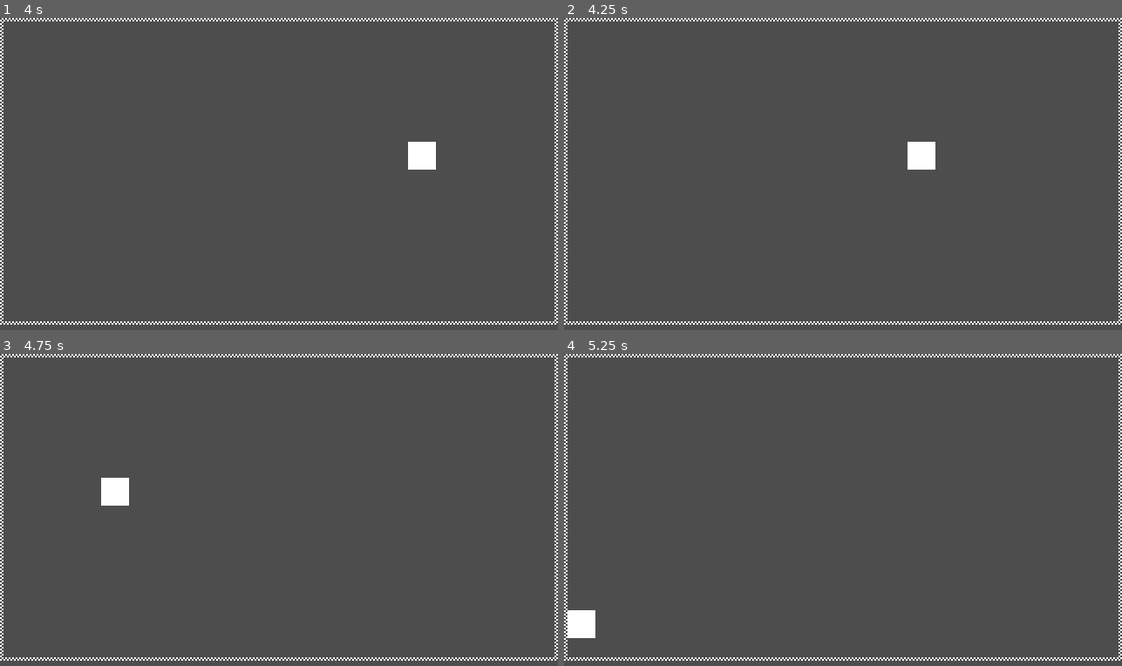
Above: before the commit, frames 1-4 (two rows, left to right).
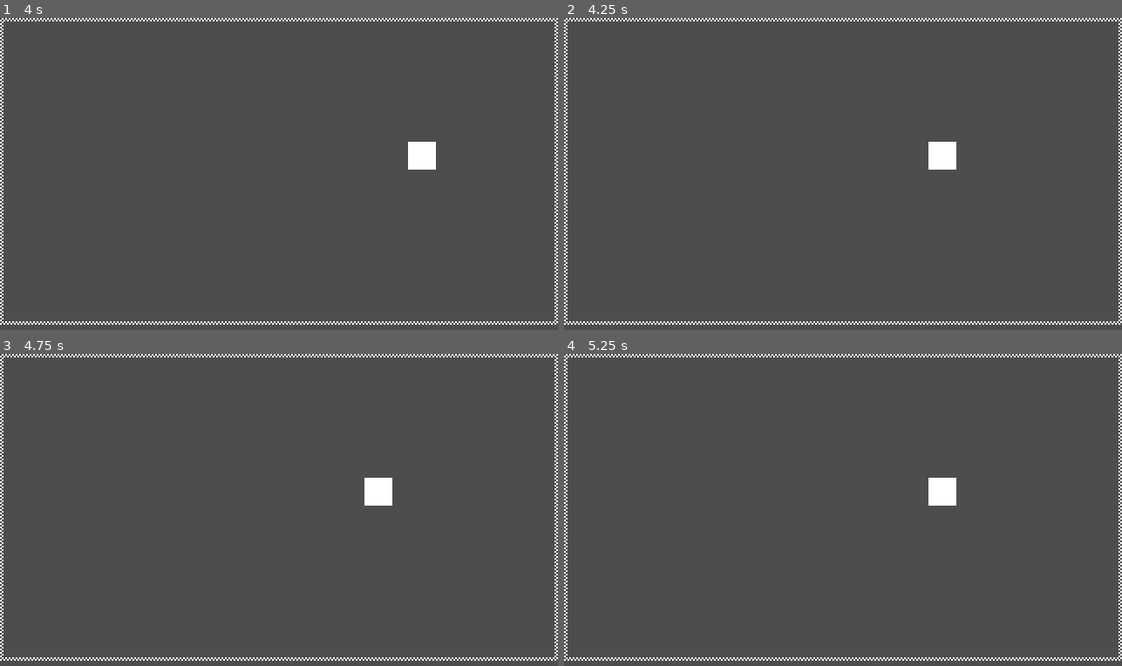
Above: after the commit, the same moments.

Repository: Enoxboo/Project-G
Game: Godot game, scene res://Levels/test_scene.tscn
Same seed, same stepped clock (60 frames per second), same inputs: the game is played once before the commit and once after it.
Inputs (mouse positions are in pixels of both pictures, inside the frame that each line leads up to):
- Up to frame 1 (4 s): tap Enter at 0.5 s; move the mouse to (401, 158) at 0.52 s; hold D (move_right) 0.53-1.28 s; tap Space (dash) at 0.6, 2.3, 2.75, 2.85 s; click (401, 158) at 0.8 s; move the mouse to (167, 189) at 1.27 s; hold S (move_down) 1.28-2.03 s; click (167, 189) at 1.35 s; right-click (167, 189) at 1.55 s; move the mouse to (334, 105) at 2.02 s; hold D (move_right) 2.03-2.78 s; right-click (334, 105) at 2.1 s; move the mouse to (251, 236) at 2.77 s; hold W (move_up) 2.78-3.53 s; click (251, 236) at 3.05 s; move the mouse to (446, 220) at 3.52 s; hold A (move_left) from 3.53 s (still down); click (446, 220) at 3.6 s; right-click (446, 220) at 3.8 s
- Up to frame 2 (4.25 s): keep holding A (move_left); tap = (debug_death, bound only after the commit) at 4.15 s
- Up to frame 3 (4.75 s): keep holding A (move_left); move the mouse to (111, 463) at 4.27 s; right-click (111, 463) at 4.35 s; tap Space (dash) at 4.55 s
- Up to frame 4 (5.25 s): move the mouse to (870, 510) at 5.02 s; release A (move_left) at 5.03 s; hold S (move_down) from 5.03 s (still down); tap Space (dash) at 5.1 s

Frame 1 is identical in both runs. In frame 2, 0.7% of the frame differs, in the area x 61-71%, y 39-49%; in frame 3, 0.9%, in the area x 18-71%, y 39-49%; in frame 4, 0.9%.

Commit message:
feat: add action state machine with casting and disabled states

Diff:
--- a/Core/FSM/state_machine.gd
+++ b/Core/FSM/state_machine.gd
@@ -7,18 +7,24 @@
 
 func _ready() -> void:
 	for child in get_children():
-		if child is not State:
-			continue
+		if child is State:
+			if not first_state:
+				first_state = child
+			child.transition.connect(change_state)
 
-		if not first_state:
-			first_state = child
-		child.transition.connect(change_state)
+	if not first_state:
+		push_error("Need at least one state in " + self.name)
+		return
+
 	current_state = first_state
 	await owner.ready
 	current_state.enter()
 
 
 func physics_update() -> void:
+	if not current_state:
+		return
+
 	var previous_state: State = current_state
 	current_state.update()
 	if current_state != previous_state:
--- /dev/null
+++ b/Player/Spells/spell_data.gd
@@ -0,0 +1,7 @@
+extends Resource
+class_name SpellData
+
+@export var name: StringName
+#@export var level: int = 1
+#@export var cooldown: float = 1.0
+@export var casting_time: float = 0.0
--- /dev/null
+++ b/Player/Spells/spell_test_1.tres
@@ -0,0 +1,8 @@
+[gd_resource type="Resource" script_class="SpellData" format=3 uid="uid://cq7kpl27fgpwb"]
+
+[ext_resource type="Script" uid="uid://bk8vu1imgi3md" path="res://Player/Spells/spell_data.gd" id="1_x75gw"]
+
+[resource]
+script = ExtResource("1_x75gw")
+name = &"Instant"
+metadata/_custom_type_script = "uid://bk8vu1imgi3md"
--- /dev/null
+++ b/Player/Spells/spell_test_2.tres
@@ -0,0 +1,9 @@
+[gd_resource type="Resource" script_class="SpellData" format=3 uid="uid://qamb4r5fvqaa"]
+
+[ext_resource type="Script" uid="uid://bk8vu1imgi3md" path="res://Player/Spells/spell_data.gd" id="1_jx6jw"]
+
+[resource]
+script = ExtResource("1_jx6jw")
+name = &"Long"
+casting_time = 1.04
+metadata/_custom_type_script = "uid://bk8vu1imgi3md"
--- /dev/null
+++ b/Player/States/Action/casting.gd
@@ -0,0 +1,30 @@
+extends PlayerActionState
+
+@onready var casting_timer: Timer = $CastingTimer
+var spell: SpellData
+
+
+func enter(external_entries: Dictionary = {}) -> void:
+	spell = external_entries["spell"]
+
+	if spell.casting_time > 0.0:
+		casting_timer.start(spell.casting_time)
+
+
+func update() -> void:
+	if not casting_timer.is_stopped():
+		return
+
+	cast_spell()
+
+
+func exit() -> void:
+	spell = null
+	casting_timer.stop()
+
+
+func cast_spell() -> void:
+	#TODO lancer le sort
+	print("Cast " + spell.name)
+	transition.emit(READY)
+	return
--- /dev/null
+++ b/Player/States/Action/disabled.gd
@@ -0,0 +1,5 @@
+extends PlayerActionState
+
+
+func enter(_external_entries: Dictionary = {}) -> void:
+	print("You can't use your spells right now")
--- /dev/null
+++ b/Player/States/Action/ready.gd
@@ -0,0 +1,10 @@
+extends PlayerActionState
+
+
+func update() -> void:
+	if Input.is_action_just_pressed("spell_1"):
+		transition.emit(CASTING, {"spell": player.spell_1})
+		return
+	elif Input.is_action_just_pressed("spell_2"):
+		transition.emit(CASTING, {"spell": player.spell_2})
+		return
--- /dev/null
+++ b/Player/States/Movement/death.gd
@@ -0,0 +1,6 @@
+extends PlayerMovementState
+
+
+func enter(_external_entries: Dictionary = {}) -> void:
+	player.velocity = Vector2.ZERO
+	print("You died")
--- a/Player/States/death.gd
+++ /dev/null
@@ -1 +0,0 @@
-extends PlayerMovementState
--- a/Player/player.gd
+++ b/Player/player.gd
@@ -2,18 +2,25 @@
 class_name Player
 
 @export var data: PlayerData
+@export var spell_1: SpellData
+@export var spell_2: SpellData
 
 var input_direction: Vector2 = Vector2.ZERO
 var last_direction: Vector2 = Vector2.RIGHT
 var speed_multiplier: float = 1.0
 
 @onready var movement_state_machine: StateMachine = $MovementStateMachine
+@onready var action_state_machine: StateMachine = $ActionStateMachine
 
 
 func _physics_process(_delta: float) -> void:
 	if Input.is_action_just_pressed("debug_self_hurt"):
 		movement_state_machine.change_state(PlayerMovementState.KNOCKBACK, {"kb_direction": Vector2.RIGHT})
+	elif Input.is_action_just_pressed("debug_death"):
+		movement_state_machine.change_state(PlayerMovementState.DEATH)
+		action_state_machine.change_state(PlayerActionState.DISABLED)
 
 	input_direction = Input.get_vector("move_left", "move_right", "move_up", "move_down")
 	movement_state_machine.physics_update()
+	action_state_machine.physics_update()
 	move_and_slide()
--- a/Player/player.tscn
+++ b/Player/player.tscn
@@ -3,12 +3,17 @@
 [ext_resource type="Script" uid="uid://dj4x4ttm2s2lk" path="res://Player/player.gd" id="1_4ntmi"]
 [ext_resource type="Texture2D" uid="uid://bsuc427ivsofb" path="res://Assets/player.png" id="1_l8h54"]
 [ext_resource type="Resource" uid="uid://xctyol8fgyix" path="res://Player/player_data.tres" id="2_fhl08"]
+[ext_resource type="Resource" uid="uid://cq7kpl27fgpwb" path="res://Player/Spells/spell_test_1.tres" id="3_p5o4e"]
 [ext_resource type="Script" uid="uid://ba5ormvx1un17" path="res://Core/FSM/state_machine.gd" id="4_00tjw"]
-[ext_resource type="Script" uid="uid://dp0tdfe01r4n4" path="res://Player/States/idle.gd" id="5_x3vf3"]
-[ext_resource type="Script" uid="uid://bbq2bx7b8rnly" path="res://Player/States/run.gd" id="6_apopc"]
-[ext_resource type="Script" uid="uid://c1bauvwtbvub7" path="res://Player/States/dash.gd" id="7_5htga"]
-[ext_resource type="Script" uid="uid://1lkvlw5n5po0" path="res://Player/States/knockback.gd" id="8_p5o4e"]
-[ext_resource type="Script" uid="uid://f7d0kjhc275" path="res://Player/States/death.gd" id="9_gu6f8"]
+[ext_resource type="Resource" uid="uid://qamb4r5fvqaa" path="res://Player/Spells/spell_test_2.tres" id="4_gu6f8"]
+[ext_resource type="Script" uid="uid://dp0tdfe01r4n4" path="res://Player/States/Movement/idle.gd" id="5_x3vf3"]
+[ext_resource type="Script" uid="uid://bbq2bx7b8rnly" path="res://Player/States/Movement/run.gd" id="6_apopc"]
+[ext_resource type="Script" uid="uid://c1bauvwtbvub7" path="res://Player/States/Movement/dash.gd" id="7_5htga"]
+[ext_resource type="Script" uid="uid://1lkvlw5n5po0" path="res://Player/States/Movement/knockback.gd" id="8_p5o4e"]
+[ext_resource type="Script" uid="uid://f7d0kjhc275" path="res://Player/States/Movement/death.gd" id="9_gu6f8"]
+[ext_resource type="Script" uid="uid://bnt8udllukwdq" path="res://Player/States/Action/ready.gd" id="10_apopc"]
+[ext_resource type="Script" uid="uid://cis077vcwltq8" path="res://Player/States/Action/casting.gd" id="13_gu6f8"]
+[ext_resource type="Script" uid="uid://2lv2p7m1uav1" path="res://Player/States/Action/disabled.gd" id="14_gu6f8"]
 
 [sub_resource type="RectangleShape2D" id="RectangleShape2D_hk4vj"]
 size = Vector2(16, 16)
@@ -17,6 +22,8 @@
 collision_layer = 2
 script = ExtResource("1_4ntmi")
 data = ExtResource("2_fhl08")
+spell_1 = ExtResource("3_p5o4e")
+spell_2 = ExtResource("4_gu6f8")
 
 [node name="Sprite" type="Sprite2D" parent="." unique_id=467395404]
 texture = ExtResource("1_l8h54")
@@ -53,3 +60,23 @@
 [node name="Death" type="Node" parent="MovementStateMachine" unique_id=347381767]
 script = ExtResource("9_gu6f8")
 metadata/_custom_type_script = "uid://cwbnq2pxg8402"
+
+[node name="ActionStateMachine" type="Node" parent="." unique_id=1240959694 node_paths=PackedStringArray("first_state")]
+script = ExtResource("4_00tjw")
+first_state = NodePath("Ready")
+metadata/_custom_type_script = "uid://ba5ormvx1un17"
+
+[node name="Ready" type="Node" parent="ActionStateMachine" unique_id=2119677338]
+script = ExtResource("10_apopc")
+metadata/_custom_type_script = "uid://ddf1i88vs5cc3"
+
+[node name="Casting" type="Node" parent="ActionStateMachine" unique_id=1946567919]
+script = ExtResource("13_gu6f8")
+metadata/_custom_type_script = "uid://ddf1i88vs5cc3"
+
+[node name="CastingTimer" type="Timer" parent="ActionStateMachine/Casting" unique_id=1459662062]
+one_shot = true
+
+[node name="Disabled" type="Node" parent="ActionStateMachine" unique_id=102878201]
+script = ExtResource("14_gu6f8")
+metadata/_custom_type_script = "uid://ddf1i88vs5cc3"
--- /dev/null
+++ b/Player/player_action_state.gd
@@ -0,0 +1,6 @@
+extends PlayerState
+class_name PlayerActionState
+
+const READY: StringName = &"Ready"
+const CASTING: StringName = &"Casting"
+const DISABLED: StringName = &"Disabled"
--- a/Player/player_movement_state.gd
+++ b/Player/player_movement_state.gd
@@ -1,8 +1,8 @@
 extends PlayerState
 class_name PlayerMovementState
 
-const IDLE:= "Idle"
-const RUN:= "Run"
-const DASH:= "Dash"
-const KNOCKBACK:= "Knockback"
-const DEATH:= "Death"
+const IDLE: StringName = &"Idle"
+const RUN: StringName = &"Run"
+const DASH: StringName = &"Dash"
+const KNOCKBACK: StringName = &"Knockback"
+const DEATH: StringName = &"Death"
--- a/project.godot
+++ b/project.godot
@@ -75,6 +75,11 @@
 "events": [Object(InputEventKey,"resource_local_to_scene":false,"resource_name":"","device":-1,"window_id":0,"alt_press …(195 unchanged characters)…
 ]
 }
+debug_death={
+"deadzone": 0.2,
+"events": [Object(InputEventKey,"resource_local_to_scene":false,"resource_name":"","device":-1,"window_id":0,"alt_pressed":false,"shift_pressed":false,"ctrl_pressed":false,"meta_pressed":false,"pressed":false,"keycode":0,"physical_keycode":61,"key_label":0,"unicode":61,"location":0,"echo":false,"script":null)
+]
+}
 
 [layer_names]
 
Not shown, added: Player/Spells/spell_data.gd.uid
Not shown, added: Player/States/Action/casting.gd.uid
Not shown, added: Player/States/Action/disabled.gd.uid
Not shown, added: Player/States/Action/ready.gd.uid
Renamed: Player/States/dash.gd -> Player/States/Movement/dash.gd
Renamed: Player/States/dash.gd.uid -> Player/States/Movement/dash.gd.uid
Renamed: Player/States/death.gd.uid -> Player/States/Movement/death.gd.uid
Renamed: Player/States/idle.gd -> Player/States/Movement/idle.gd
Renamed: Player/States/idle.gd.uid -> Player/States/Movement/idle.gd.uid
Renamed: Player/States/knockback.gd -> Player/States/Movement/knockback.gd
Renamed: Player/States/knockback.gd.uid -> Player/States/Movement/knockback.gd.uid
Renamed: Player/States/run.gd -> Player/States/Movement/run.gd
(and 2 more such lines)
